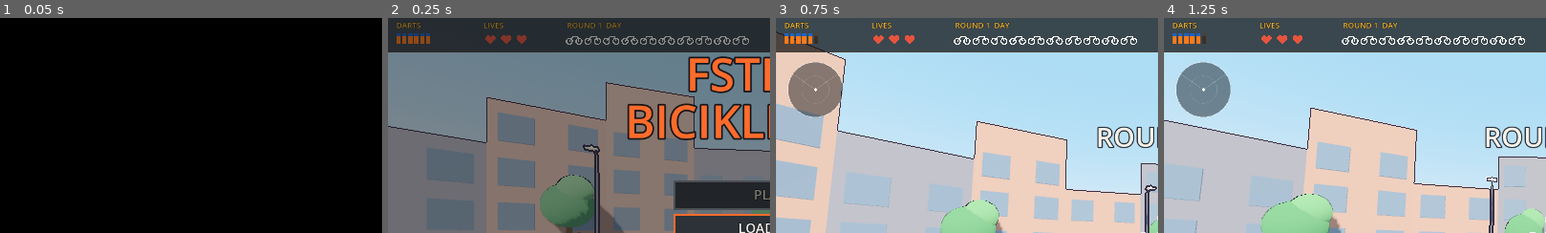
Above: before the commit, frames 1-4 (left to right).
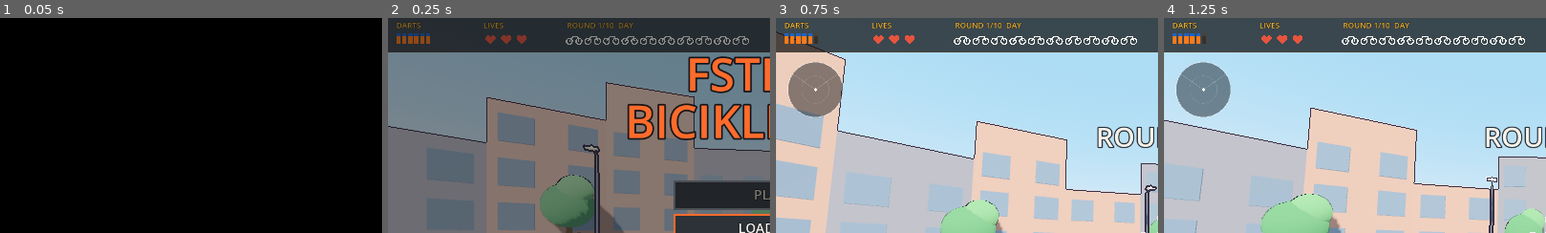
Above: after the commit, the same moments.

Repository: GVihi/FstreliBiciklina3D
Game: Godot game, scene res://main.tscn
Two runs of this game, one before a commit and one after it. Both use one fixed random seed, a clock stepped at 60 frames per second and the inputs below.
Inputs (mouse positions are % of the whole screen's width and height, from its top left):
- Up to frame 1 (0.05 s): no input
- Up to frame 2 (0.25 s): no input
- Up to frame 3 (0.75 s): tap Enter at 0.5 s; move the mouse to (72, 45) at 0.52 s; hold Right from 0.53 s (still down); tap R at 0.6 s; click (72, 45) at 0.67 s
- Up to frame 4 (1.25 s): keep holding Right; tap Space at 0.77 s
The pictures show only the part of the screen within x 0-50%, y 0-50%; the shares and areas given below are measured in that part.

Frame 1 is identical in both runs. In frame 2, less than 0.1% of the frame differs, in the area x 56-65%, y 2-5%; in frame 3, 0.1%; in frame 4, 0.1%.

Commit message:
Make a run last 10 rounds and end in a victory
Rounds used to continue forever. A run is now MAX_ROUNDS (10) long:
clearing round 10 with enough hits wins the run via win_run(), which goes
to the same run summary / leaderboard flow as a loss, headed "RUN COMPLETE"
in gold instead of "RUN OVER". The HUD shows "ROUND n/10" and the summary
shows "ROUND REACHED n / 10". Losing still ends the run immediately.

There is no special final boss yet; that is the next roadmap item.

Ticks "Create runs of ~10 rounds" in the README roadmap.

Co-Authored-By: Claude Sonnet 5.5 <noreply@anthropic.com>
Claude-Session: https://claude.ai/code/session_013gD2p91XwiEwAanmrPkZQ4

Diff:
--- a/scripts/hud.gd
+++ b/scripts/hud.gd
@@ -209,9 +209,13 @@
 
 # ---------------------------------------------------------------- run summary (game over)
 func _draw_run_summary(k: float, cx: float, blink: bool) -> void:
-	_txt("RUN OVER", cx, size.y * 0.15, int(66 * k), RED, 1)
-	if g.OVER_MSG.has(g.over_reason):
-		_txt(g.OVER_MSG[g.over_reason], cx, size.y * 0.22, int(20 * k), RED, 1)
+	if g.run_won:
+		_txt("RUN COMPLETE", cx, size.y * 0.15, int(66 * k), GOLD, 1)
+		_txt("ALL %d ROUNDS SURVIVED" % g.MAX_ROUNDS, cx, size.y * 0.22, int(20 * k), GOLD, 1)
+	else:
+		_txt("RUN OVER", cx, size.y * 0.15, int(66 * k), RED, 1)
+		if g.OVER_MSG.has(g.over_reason):
+			_txt(g.OVER_MSG[g.over_reason], cx, size.y * 0.22, int(20 * k), RED, 1)
 	var acc = 0
 	if g.shots_fired > 0:
 		acc = int(round(100.0 * g.shots_hit / g.shots_fired))
@@ -226,7 +230,7 @@
 		["KILLS", str(g.kills), TEXT],
 		["ACCURACY", "%d%%" % acc, TEXT],
 		["BEST STYLE RANK", letters[g.best_rank], rcols[g.best_rank]],
-		["ROUND REACHED", str(g.round_n), TEXT],
+		["ROUND REACHED", "%d / %d" % [g.round_n, g.MAX_ROUNDS], TEXT],
 		["BEST COMBO", "x%d" % g.best_combo, TEXT]
 	]
 	for i in range(rows.size()):
@@ -614,7 +618,7 @@
 		_heart((172.0 + i * 26.0) * k, 36.0 * k, 16.0 * k, RED if i < g.hearts else Color(0.23, 0.18, 0.17))
 
 	# round + progress
-	_txt("ROUND %d  %s" % [g.round_n, g.THEMES[g.theme_idx]["name"]], 300.0 * k, 17.0 * k, fs, GOLD)
+	_txt("ROUND %d/%d  %s" % [g.round_n, g.MAX_ROUNDS, g.THEMES[g.theme_idx]["name"]], 300.0 * k, 17.0 * k, fs, GOLD)
 	for i in range(g.PER_ROUND):
 		var st = g.hits[i] if i < g.hits.size() else null
 		var col = TEXT
--- a/scripts/main.gd
+++ b/scripts/main.gd
@@ -66,6 +66,7 @@
 
 # values the HUD reads (vars so they are reachable from another script)
 var PER_ROUND = 10
+var MAX_ROUNDS = 10           # a run is this many rounds; clearing the last one wins the run
 var NEED = 6
 var MAXSHELLS = 6
 var MAXHEARTS = 3
@@ -91,6 +92,7 @@
 var hearts = 3
 var combo = 0
 var best_combo = 0
+var run_won = false          # the run ended by clearing the last round
 var kills = 0                # riders and bosses taken down this run
 var best_rank = 0            # highest style rank reached this run (0 = D .. 4 = S)
 var last_rank = -1           # leaderboard place of the run that just ended (0 = first), -1 = not on the list
@@ -526,6 +528,7 @@
 	hearts = MAXHEARTS
 	combo = 0
 	best_combo = 0
+	run_won = false
 	kills = 0
 	best_rank = 0
 	last_rank = -1
@@ -663,7 +666,9 @@
 		fx_sys.confetti()
 	hi_check()
 	state_t = 0.0
-	if n >= NEED:
+	if n >= NEED and round_n >= MAX_ROUNDS:
+		win_run()
+	elif n >= NEED:
 		state = "clear"
 		hearts = mini(MAXHEARTS, hearts + 1)
 		sfx.play("clear")
@@ -676,6 +681,17 @@
 		sfx.play("over")
 		sfx.v_groan()
 		sfx.say("game_over")
+
+# the last round was cleared: the run is won. It ends on the same summary screen as a loss.
+func win_run() -> void:
+	run_won = true
+	state = "over"
+	over_reason = "victory"
+	scores.submit_run()
+	fx_sys.confetti()
+	sfx.play("clear")
+	sfx.v_cheer()
+	sfx.say("round_clear")
 
 func game_over(reason: String) -> void:
 	clear_riders()
Not shown, changed: README.md
